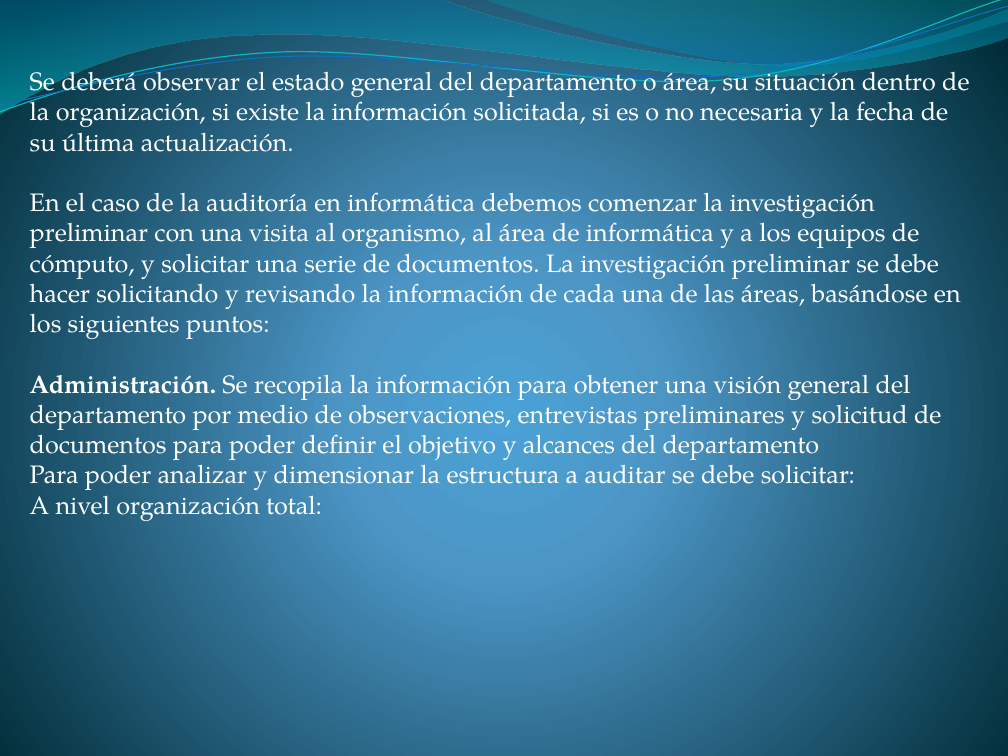
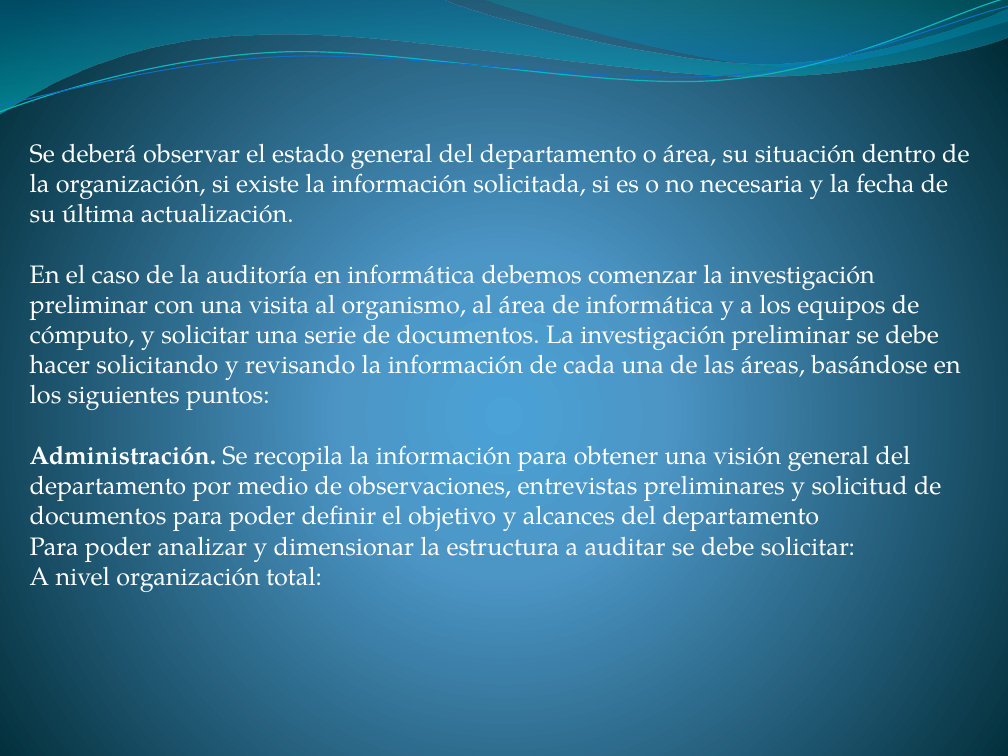
Before and after one commit to lc850/auditoria, a slide deck: slide 17 of Metodología para el desarrollo e implantación en la.pptx. Drawn at 1008x756 pixels with LibreOffice and Linux fonts; fonts in the diff are those of the drawing. Boxes give left, top, right and bottom in pixels: in the first picture for what was removed or moved away, otherwise in the second. Text is boxed around its words. In the diff, an @@ line names an element or a change of style, - is before the commit and + after.

```diff
--- a/Metodología para el desarrollo e implantación en la.pptx
+++ b/Metodología para el desarrollo e implantación en la.pptx
@@ text "Se deberá observar el estado ..." rewrapped from <box>30,64,969,521</box> to <box>30,143,969,592</box> @@
```
Also in this commit, not shown: 4 other slides changed.
